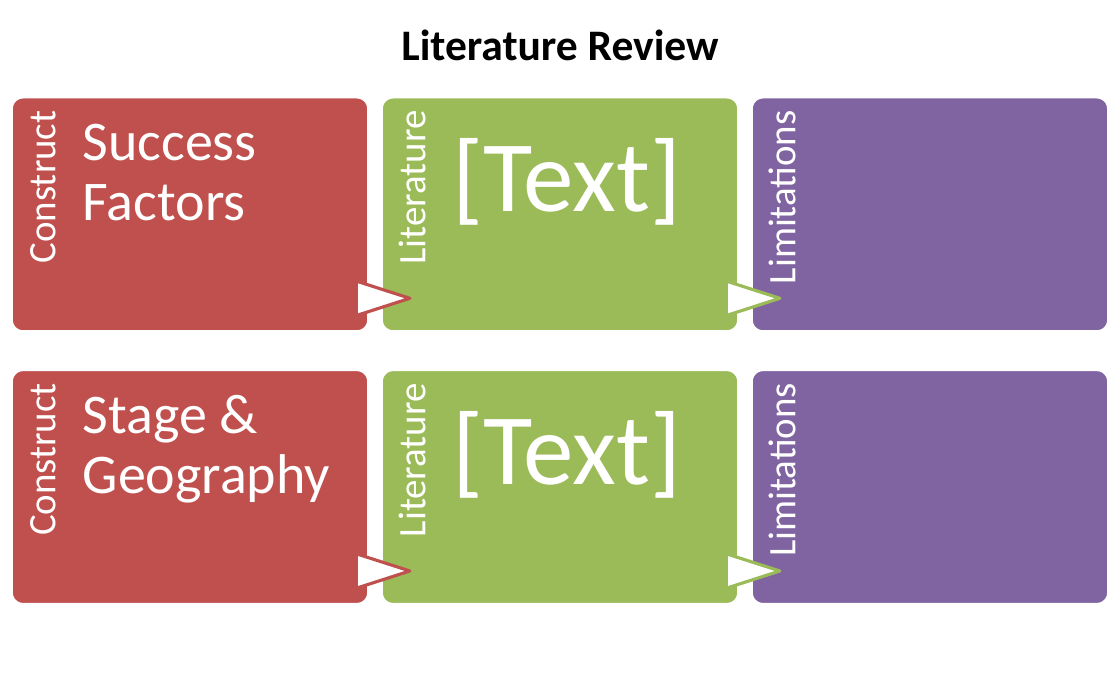
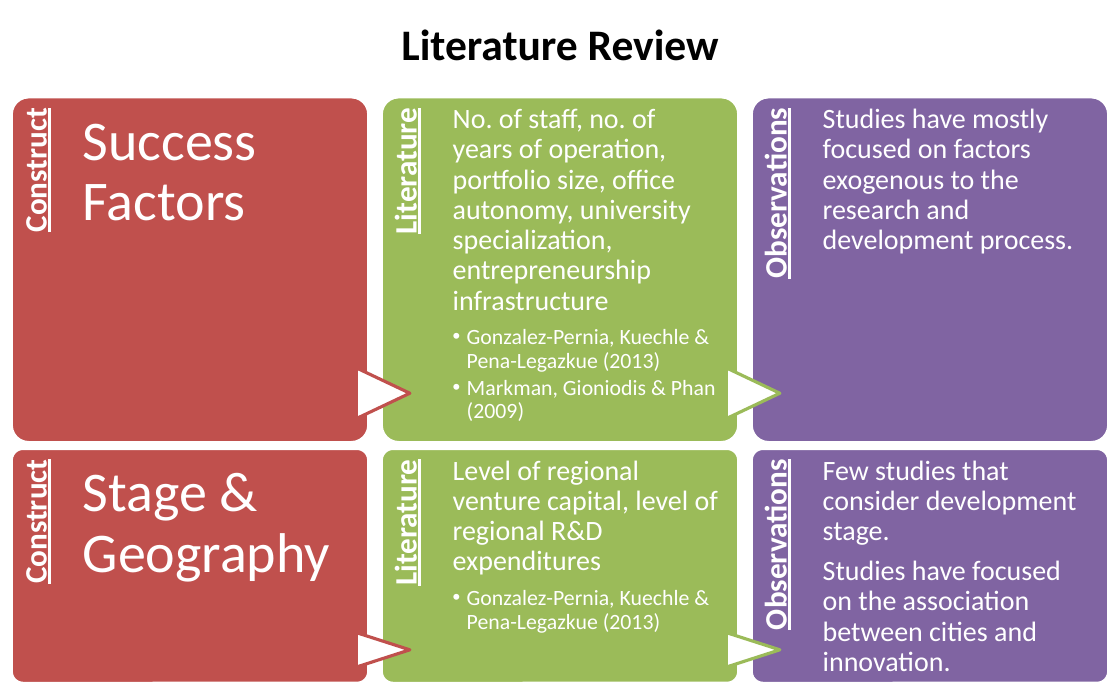
Before and after one commit to SLU-Courses-Townes/SOC5600, a slide deck: slide 11 of FinalProject/Presentation/Townes_SOC5600_FinalProject_Presentation.pptx. Drawn at 1120x700 pixels with LibreOffice and Linux fonts; fonts in the diff are those of the drawing. Boxes give left, top, right and bottom in pixels: in the first picture for what was removed or moved away, otherwise in the second. Text is boxed around its words. In the diff, an @@ line names an element or a change of style, - is before the commit and + after.

Commit message:
Fleshed out literature review section of presentation

```diff
--- a/FinalProject/Presentation/Townes_SOC5600_FinalProject_Presentation.pptx
+++ b/FinalProject/Presentation/Townes_SOC5600_FinalProject_Presentation.pptx
@@ rounded rectangle: place and size @@
-rounded rectangle at [11, 97, 368, 333]
+rounded rectangle at [11, 97, 368, 444]
@@ rounded rectangle: place and size @@
-rounded rectangle at [381, 97, 738, 333]
+rounded rectangle at [381, 97, 738, 444]
@@ text added at [453, 108, 716, 421], 18 pt, text #FFFFFF @@
+No. of staff, no. of years of operation, portfolio size, office autonomy, university specialization, entrepreneurship infrastructure
+  •• Gonzalez-Pernia, Kuechle & Pena-Legazkue (2013)
+  •• Markman, Gioniodis & Phan (2009)
@@ rounded rectangle: place and size @@
-rounded rectangle at [752, 97, 1109, 333]
+rounded rectangle at [752, 97, 1109, 444]
@@ text added at [823, 108, 1073, 254], 18 pt, text #FFFFFF @@
+Studies have mostly focused on factors exogenous to the research and development process.
@@ text removed at [453, 138, 682, 225] @@
-[Text]
@@ text added at [757, 125, 795, 274], 20 pt, text #FFFFFF, bold, underline @@
+Observations
@@ text removed at [758, 128, 805, 280] @@
-Limitations
@@ flow chart extract: place and size @@
-flow chart extract at [357, 281, 410, 315]
+flow chart extract at [356, 368, 409, 418]
@@ flow chart extract: place and size @@
-flow chart extract at [726, 281, 780, 315]
+flow chart extract at [726, 368, 780, 418]
@@ text removed at [453, 411, 682, 498] @@
-[Text]
@@ text removed at [758, 400, 805, 552] @@
-Limitations
@@ size 25 to 20 pt, bold on, underline on; less space between paragraphs in 4 elements at [387, 120, 425, 230], [17, 120, 55, 228], [17, 471, 55, 579], [387, 471, 425, 581] @@
@@ 3 texts, 3 rounded rectangles, 2 flow chart extracts: place and size @@
-3 texts, 3 rounded rectangles, 2 flow chart extracts at [11, 370, 1109, 605]
+3 texts, 3 rounded rectangles, 2 flow chart extracts at [11, 448, 1109, 683]
@@ text added at [453, 460, 718, 633], 18 pt, text #FFFFFF @@
+Level of regional venture capital, level of regional R&D expenditures
+  •• Gonzalez-Pernia, Kuechle & Pena-Legazkue (2013)
@@ text added at [757, 476, 795, 625], 20 pt, text #FFFFFF, bold, underline @@
+Observations
@@ text added at [823, 460, 1077, 671], 18 pt, text #FFFFFF @@
+Few studies that consider development stage.
+Studies have focused on the association between cities and innovation.
```
Also in this commit, not shown: 8 other slides changed, 1 slide added, 1 slide removed.
